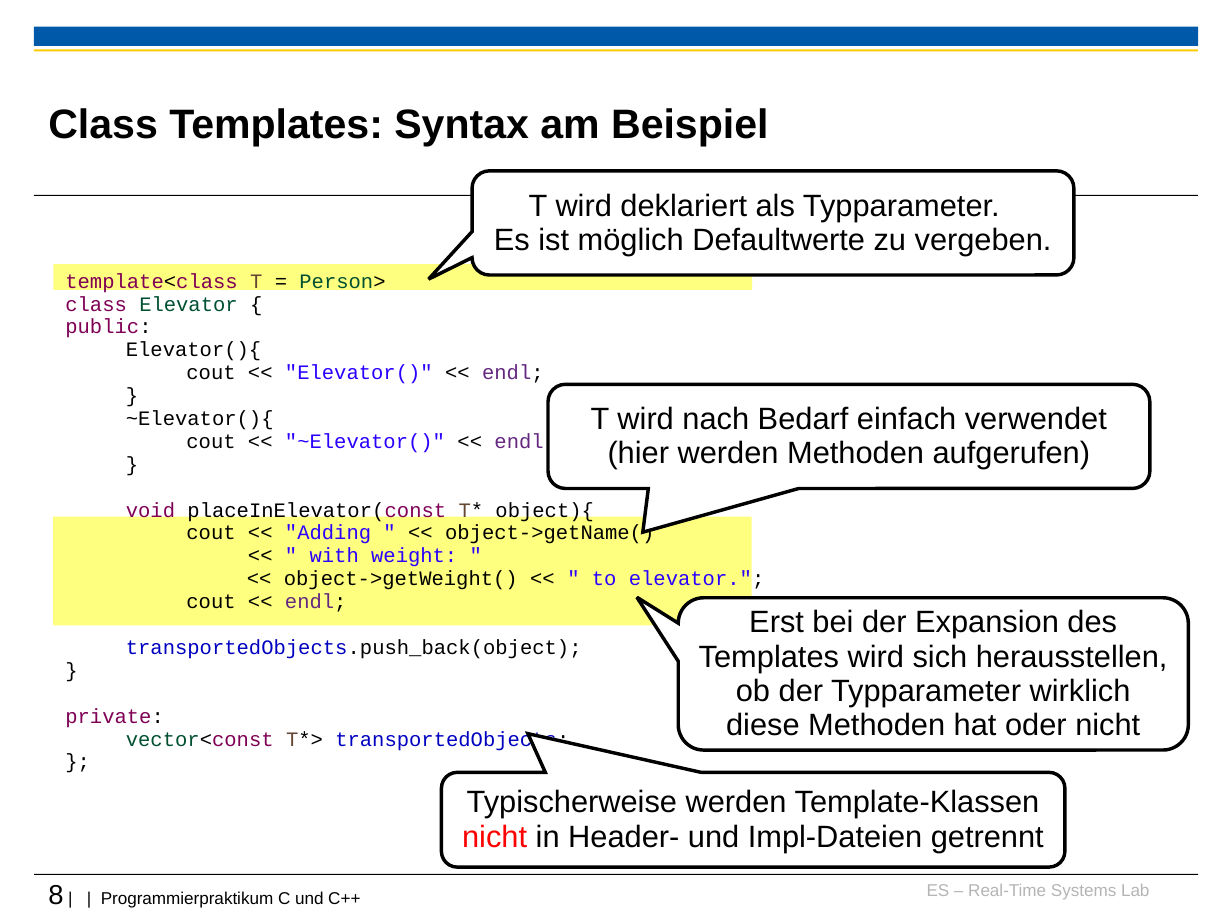
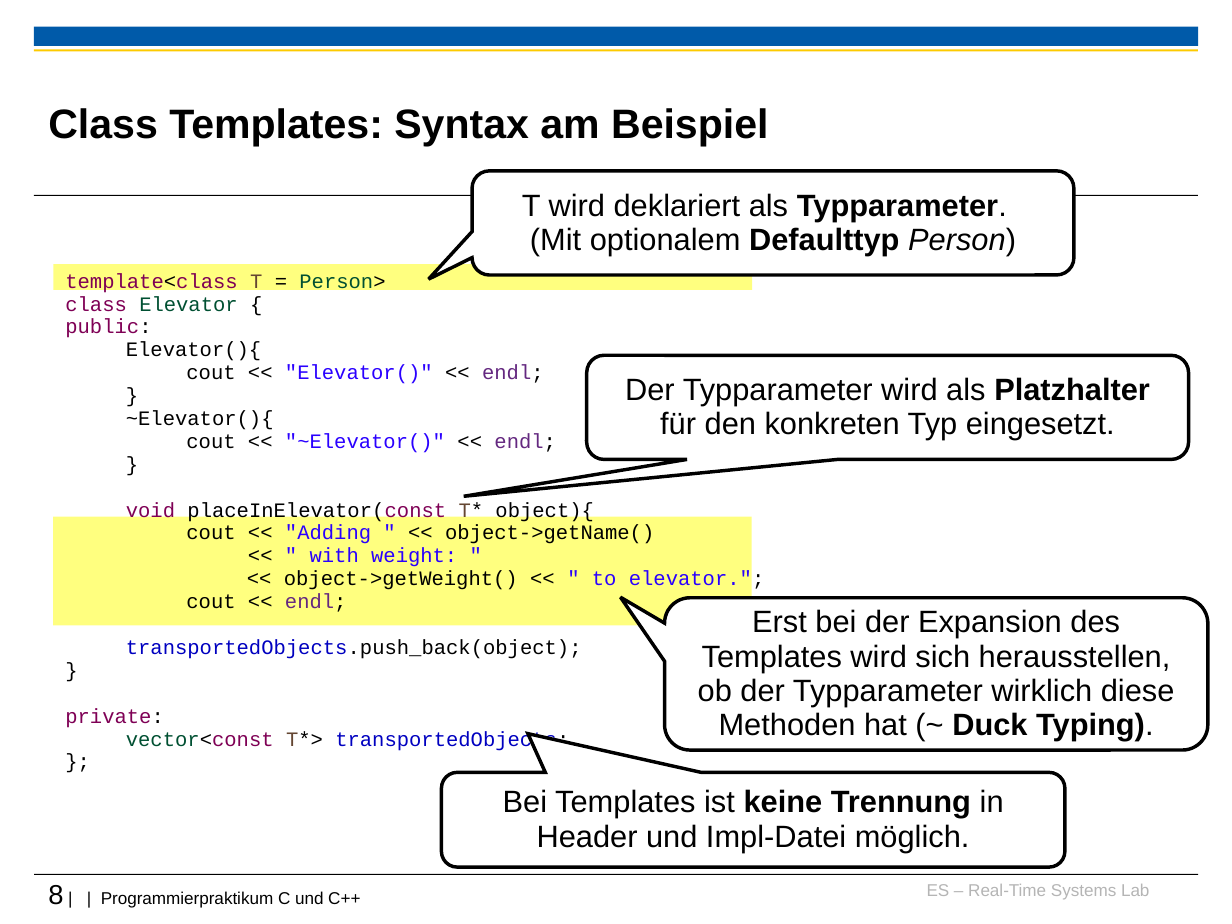
Before and after one commit to h82k/tud-cppp, a slide deck: slide 8 of Vorlesung/4 Fortgeschrittene Themen_F31.ppt. Drawn at 1232x924 pixels with LibreOffice and Linux fonts; fonts in the diff are those of the drawing; background and template pictures are left out. Boxes give left, top, right and bottom in pixels: in the first picture for what was removed or moved away, otherwise in the second. Text is boxed around its words. In the diff, an @@ line names an element or a change of style, - is before the commit and + after.

```diff
--- a/Vorlesung/4 Fortgeschrittene Themen_F31.ppt
+++ b/Vorlesung/4 Fortgeschrittene Themen_F31.ppt
@@ text in rounded speech box at [522,193,1007,221]: bold on in "Typparameter." @@
@@ text in rounded speech box at [530,227,1016,256]: text changed @@
-Es ist möglich Defaultwerte zu vergeben.
+(Mit optionalem Defaulttyp Person)
@@ rounded speech box "Der Typparameter wird als Platzhalter ...": place and size @@
-rounded speech box "Der Typparameter wird als Platzhalter ..." at [548,384,1151,489]
+rounded speech box "Der Typparameter wird als Platzhalter ..." at [586,355,1189,460]
@@ rounded speech box "Der Typparameter wird als Platzhalter ..." at [586,355,1189,460]: proportions changed @@
@@ text in rounded speech box at [625,377,1150,440]: text changed @@
-T wird nach Bedarf einfach verwendet (hier werden Methoden aufgerufen)
+Der Typparameter wird als Platzhalter für den konkreten Typ eingesetzt.
@@ rounded speech box "Erst bei der Expansion des ...": place and size @@
-rounded speech box "Erst bei der Expansion des ..." at [679,598,1189,750]
+rounded speech box "Erst bei der Expansion des ..." at [664,598,1207,750]
@@ text in rounded speech box at [698,609,1175,741]: text changed @@
-Erst bei der Expansion des Templates wird sich herausstellen, ob der Typparameter wirklich diese Methoden hat oder nicht
+Erst bei der Expansion des Templates wird sich herausstellen, ob der Typparameter wirklich diese Methoden hat (~ Duck Typing).
@@ text in rounded speech box at [503,789,1004,852]: text changed @@
-Typischerweise werden Template-Klassen nicht in Header- und Impl-Dateien getrennt
+Bei Templates ist keine Trennung in Header und Impl-Datei möglich.
```
Also in this commit, not shown: 21 other slides changed.
